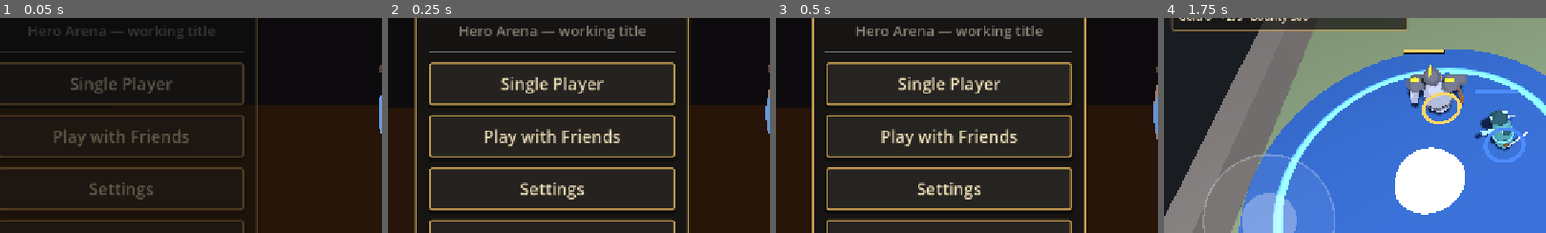
Above: before the commit, frames 1-4 (left to right).
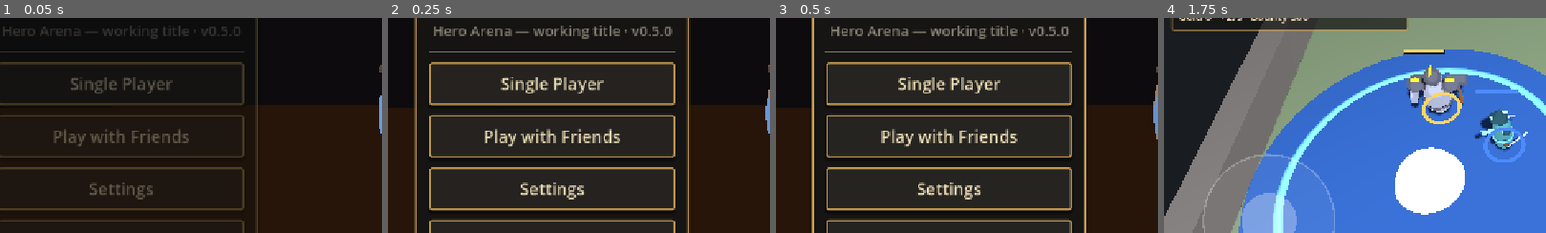
Above: after the commit, the same moments.

Repository: TamanegiNinja25/FZFoC_Mobile
Game: Godot game, scene res://scenes/menu.tscn
The game is run twice, just before and just after one commit, with the same random seed, the same clock (stepped at 60 frames per second) and the same inputs.
Inputs:
- Up to frame 1 (0.05 s): no input
- Up to frame 2 (0.25 s): no input
- Up to frame 3 (0.5 s): no input
- Up to frame 4 (1.75 s): click "Single Player" at 0.5 s; click "Start Match" at 1.25 s
The pictures show only the part of the screen within x 0-50%, y 28-78%; the shares and areas given below are measured in that part.

The runs differ from the first frame. In frame 1, 0.9% of the frame differs, in the area x 0-63%, y 3-10%; in frame 2, 1.6%, in the area x 12-75%, y 3-10%; in frame 3, 1.6%; in frame 4, nothing differs.

Commit message:
release: downloadable APK via GitHub Releases, README for the playable alpha
- README rewritten for v0.5.0: download badge to releases/latest/download/FZFoC.apk, install and update steps, feature and hero tables, phone performance, release instructions, refreshed roadmap
- .github/workflows/release.yml: a v* tag builds the APK with Godot 4.7.2 and publishes a GitHub Release; the tag stamps the game version and Android version code
- Game version 0.5.0 (code 500) shown in the menu; in-game update check offers newer releases (update_checker.gd, update_check_test.gd)
- export_presets.cfg committed (no credentials in Godot 4)

Co-Authored-By: Claude Opus 5.5 <noreply@anthropic.com>

Diff:
--- a/Prototype/project.godot
+++ b/Prototype/project.godot
@@ -5,7 +5,8 @@
 
 [application]
 
-config/name="FZFoC Prototype"
+config/name="FZFoC"
+config/version="0.5.0"
 config/description="FZFoC (working title): an original mobile hero arena."
 run/main_scene="res://scenes/menu.tscn"
 config/quit_on_go_back=false
--- a/Prototype/scripts/ui/main_menu.gd
+++ b/Prototype/scripts/ui/main_menu.gd
@@ -23,6 +23,9 @@
 	_build_backdrop()
 	_build_ui()
 	Sfx.play_music("menu")
+	var checker := UpdateChecker.new()
+	checker.update_available.connect(_on_update_available)
+	add_child(checker)
 
 
 func _process(delta: float) -> void:
@@ -113,7 +116,7 @@
 	_title.text = "FZFoC"
 	column.add_child(_title)
 	var subtitle := Label.new()
-	subtitle.text = "Hero Arena — working title"
+	subtitle.text = "Hero Arena — working title · v%s" % UpdateChecker.current_version()
 	subtitle.horizontal_alignment = HORIZONTAL_ALIGNMENT_CENTER
 	subtitle.add_theme_color_override("font_color", UiTheme.MUTED)
 	column.add_child(subtitle)
@@ -176,6 +179,19 @@
 	_ui.add_child(control)
 
 
+## A newer release exists on GitHub: offer it under the menu buttons.
+func _on_update_available(version: String, url: String) -> void:
+	var button := Button.new()
+	button.text = "Update available: %s — Download" % version
+	button.custom_minimum_size = Vector2(380, 56)
+	button.add_theme_font_size_override("font_size", 20)
+	button.add_theme_color_override("font_color", UiTheme.GOLD_BRIGHT)
+	button.set_meta("sfx", "confirm")
+	button.pressed.connect(func(): OS.shell_open(url))
+	_main_panel.get_child(0).add_child(button)
+	UiTheme.pop_in(button)
+
+
 func _on_net_match_starting(teams: Dictionary) -> void:
 	Session.mode = Session.Mode.LOCAL_FRIENDS
 	Session.net_teams = teams
--- /dev/null
+++ b/Prototype/scripts/ui/update_checker.gd
@@ -0,0 +1,43 @@
+class_name UpdateChecker
+extends HTTPRequest
+## Asks GitHub for the latest release and reports when it's newer than this
+## build (application/config/version). Fails silently when offline.
+
+signal update_available(version: String, url: String)
+
+const REPO := "TamanegiNinja25/FrozenThrone_FightOfTheCharacters"
+const API := "https://api.github.com/repos/%s/releases/latest" % REPO
+const RELEASES := "https://github.com/%s/releases/latest" % REPO
+
+
+func _ready() -> void:
+	timeout = 8.0
+	request_completed.connect(_on_completed)
+	request(API, ["Accept: application/vnd.github+json", "User-Agent: FZFoC-update-check"])
+
+
+static func current_version() -> String:
+	return str(ProjectSettings.get_setting("application/config/version", "0.0.0"))
+
+
+## True when `latest` (e.g. "v0.6.0") is a higher version than `current`.
+static func is_newer(latest: String, current: String) -> bool:
+	var a := latest.trim_prefix("v").split(".")
+	var b := current.trim_prefix("v").split(".")
+	for i in maxi(a.size(), b.size()):
+		var x := int(a[i]) if i < a.size() else 0
+		var y := int(b[i]) if i < b.size() else 0
+		if x != y:
+			return x > y
+	return false
+
+
+func _on_completed(result: int, code: int, _headers: PackedStringArray, body: PackedByteArray) -> void:
+	if result != HTTPRequest.RESULT_SUCCESS or code != 200:
+		return
+	var data: Variant = JSON.parse_string(body.get_string_from_utf8())
+	if typeof(data) != TYPE_DICTIONARY or not data.has("tag_name"):
+		return
+	var tag: String = data.tag_name
+	if is_newer(tag, current_version()):
+		update_available.emit(tag, str(data.get("html_url", RELEASES)))
--- /dev/null
+++ b/Prototype/tests/update_check_test.gd
@@ -0,0 +1,29 @@
+extends SceneTree
+## Headless check of the release version comparison used by the update notice:
+##   Godot_v4.7.2-stable_win64_console.exe --headless --path Prototype -s res://tests/update_check_test.gd
+
+
+func _initialize() -> void:
+	var cases := [
+		["v0.6.0", "0.5.0", true],
+		["v0.5.1", "0.5.0", true],
+		["v1.0.0", "0.9.9", true],
+		["v0.10.0", "0.9.0", true],   # numeric, not alphabetical
+		["v0.5.0", "0.5.0", false],
+		["v0.4.9", "0.5.0", false],
+		["v0.5", "0.5.0", false],     # missing parts count as zero
+		["0.5.0.1", "0.5.0", true],
+	]
+	var failures := 0
+	for c in cases:
+		var got := UpdateChecker.is_newer(c[0], c[1])
+		var ok: bool = got == c[2]
+		print("%s  is_newer(%s, %s) = %s" % ["PASS" if ok else "FAIL", c[0], c[1], got])
+		if not ok:
+			failures += 1
+	var version := UpdateChecker.current_version()
+	print("%s  project version is %s" % ["PASS" if version != "0.0.0" else "FAIL", version])
+	if version == "0.0.0":
+		failures += 1
+	print("UPDATE CHECK: %s" % ("PASS" if failures == 0 else "FAIL (%d)" % failures))
+	quit(1 if failures else 0)
Not shown, added: Prototype/export_presets.cfg
Not shown, added: Prototype/scripts/ui/update_checker.gd.uid
Not shown, added: Prototype/tests/update_check_test.gd.uid
Not shown, changed: Wiki/log.md
